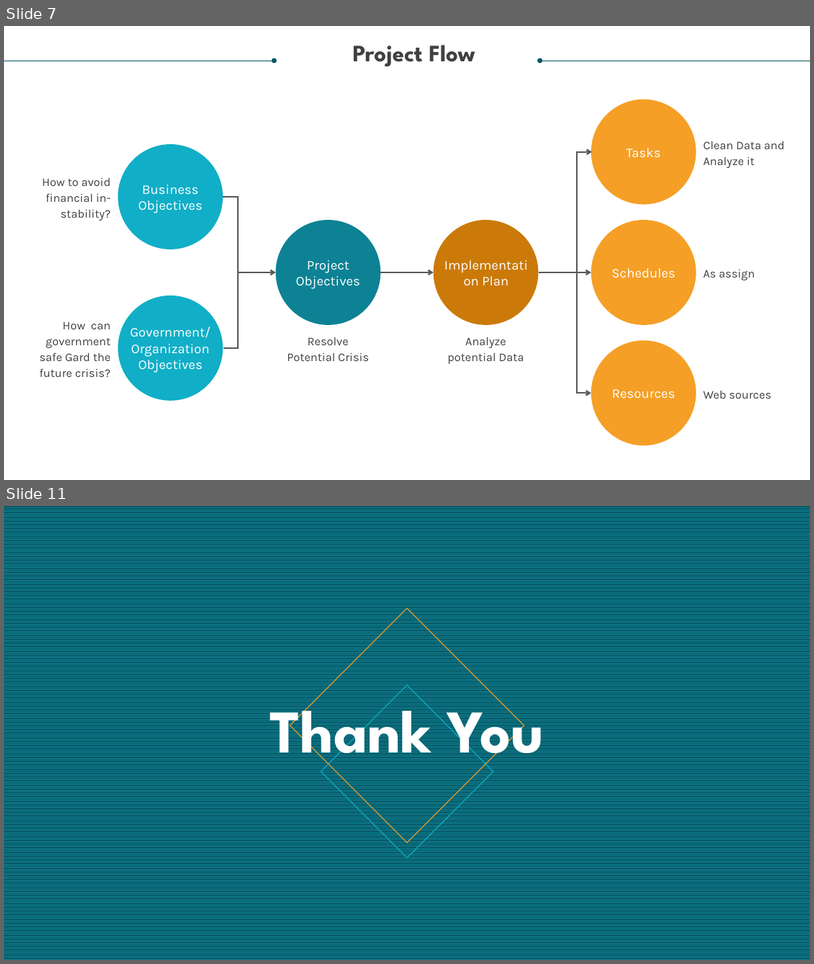
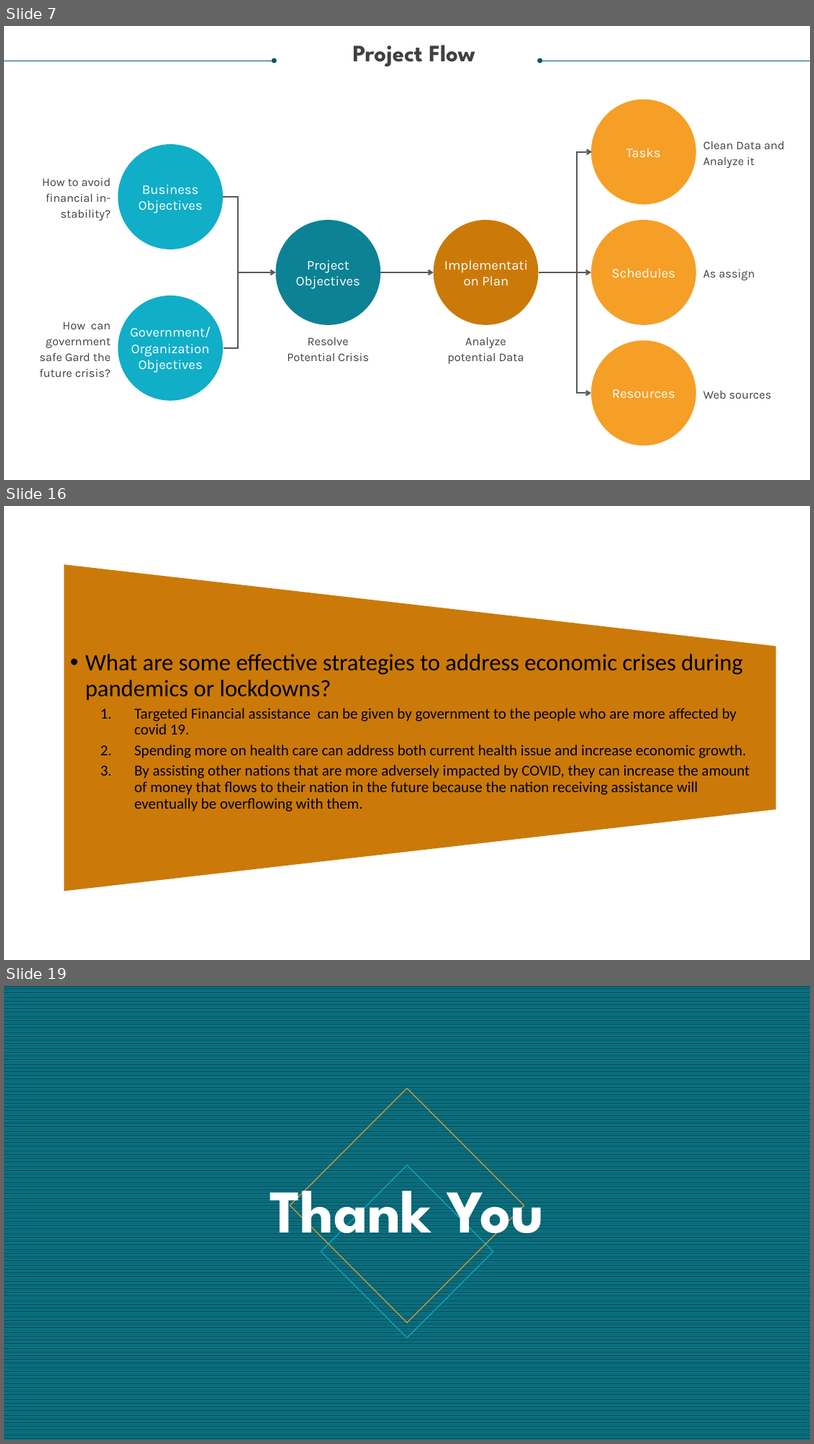
Before and after one commit to Deepsheta/Covid--19-descriptive-Analysis-for-resolving-a-potential-crisis, a slide deck: Covid 19 Resolving a Potential Crisis.pptx. Shown one above the other, each under a label of ours: slides 7 and 11 before the commit, slides 7, 16 and 19 after it; the slides between them are not shown. The pictures are 814x964 and 814x1444 pixels, drawn with LibreOffice and Linux fonts; fonts in the diff are those of the drawing. Boxes give left, top, right and bottom in pixels: in the first picture for what was removed or moved away, otherwise in the second. Text is boxed around its words. In the diff, an @@ line names an element or a change of style, - is before the commit and + after.

```diff
--- a/Covid 19 Resolving a Potential Crisis.pptx
+++ b/Covid 19 Resolving a Potential Crisis.pptx
@@ slide 16 added at box(4, 506, 810, 960), background #FFFFFF @@
@@ trapezoid added at box(64, 565, 777, 891), fill #CB7A09 @@
@@ text added at box(85, 654, 750, 811), 18 pt, text #000000 @@
+• What are some effective strategies to address economic crises during pandemics or lockdowns?
+  1. Targeted Financial assistance can be given by government to the people who are more affected by covid 19.
+  2. Spending more on health care can address both current health issue and increase economic growth.
+  3. By assisting other nations that are more adversely impacted by COVID, they can increase the amount of money that flows to their nation in the future because the nation receiving assistance will eventually be overflowing with them.
@@ what was slide 11 is now slide 19 @@
```
Also in this commit, not shown: 9 slides changed, 7 other slides added, 2 other files.
